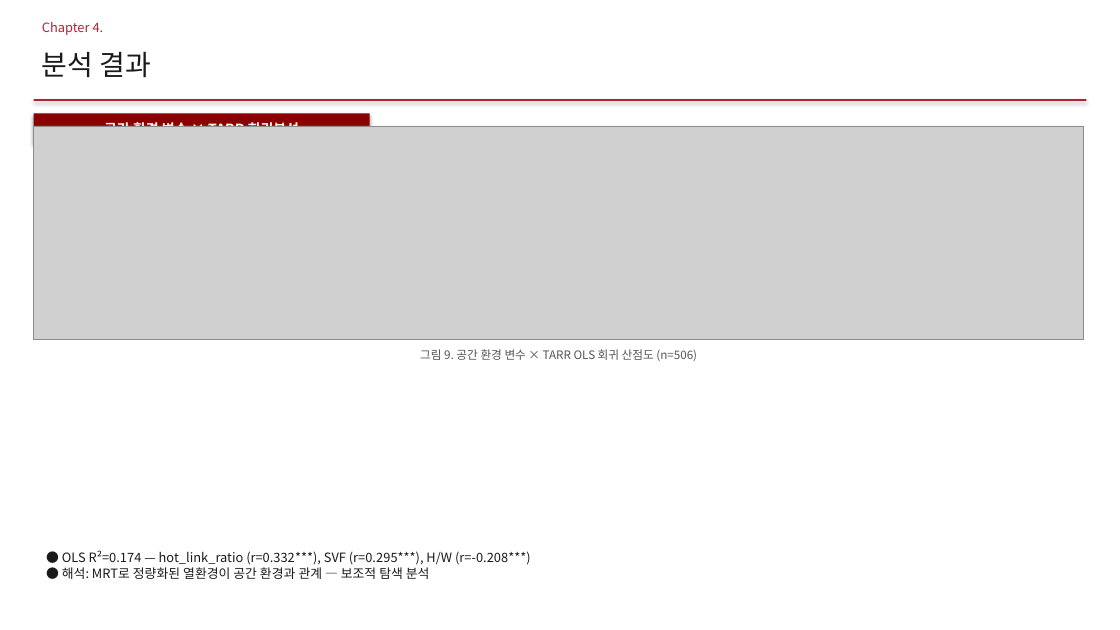
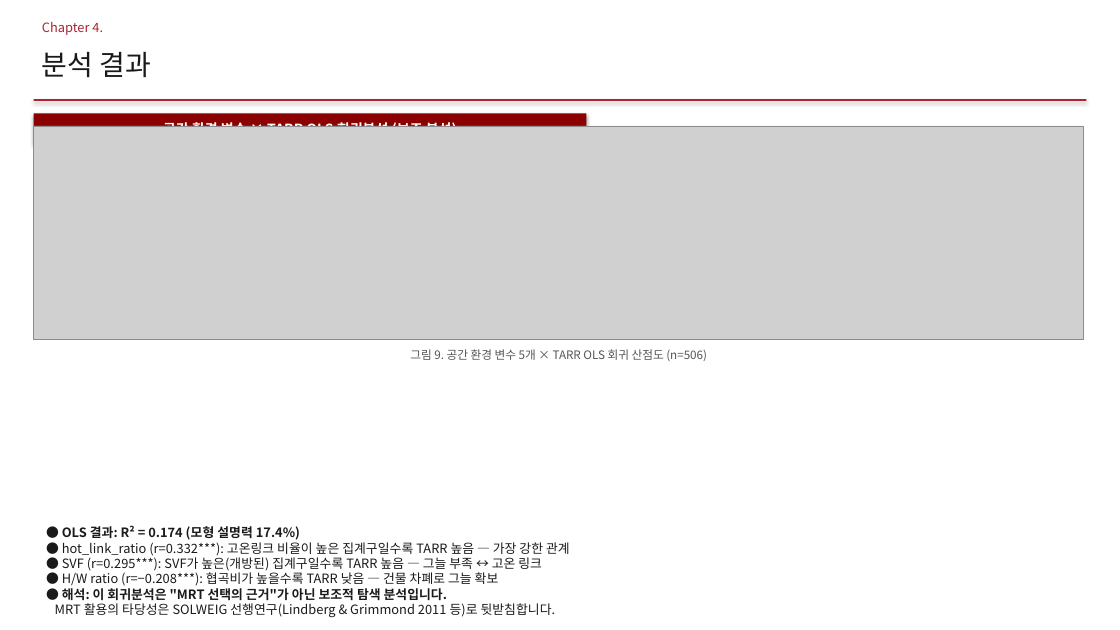
Before and after one commit to jinshingeo/Thermal_Catchment, a slide deck: slide 15 of writing/지도학회발표/2026-05-13_TAVI_학회발표.pptx. Drawn at 1120x630 pixels with LibreOffice and Linux fonts; fonts in the diff are those of the drawing; grey boxes stand for pictures. Boxes give left, top, right and bottom in pixels: in the first picture for what was removed or moved away, otherwise in the second. Text is boxed around its words. In the diff, an @@ line names an element or a change of style, - is before the commit and + after.

```diff
--- a/writing/지도학회발표/2026-05-13_TAVI_학회발표.pptx
+++ b/writing/지도학회발표/2026-05-13_TAVI_학회발표.pptx
@@ rectangle "공간 환경 변수 × TARR ...": place and size @@
-rectangle "공간 환경 변수 × TARR ..." at box(34, 113, 370, 144)
+rectangle "공간 환경 변수 × TARR ..." at box(34, 113, 586, 144)
@@ text in rectangle at box(163, 120, 457, 127): text changed @@
-공간 환경 변수 × TARR 회귀분석
+공간 환경 변수 × TARR OLS 회귀분석 (보조 분석)
@@ text at box(410, 349, 707, 361): text changed @@
-그림 9. 공간 환경 변수 × TARR OLS 회귀 산점도 (n=506)
+그림 9. 공간 환경 변수 5개 × TARR OLS 회귀 산점도 (n=506)
@@ text at box(55, 525, 570, 617): text changed @@
-● OLS R²=0.174 — hot_link_ratio (r=0.332***), SVF (r=0.295***), H/W (r=-0.208***)
-● 해석: MRT로 정량화된 열환경이 공간 환경과 관계 — 보조적 탐색 분석
+● OLS 결과: R² = 0.174 (모형 설명력 17.4%)
+● hot_link_ratio (r=0.332***): 고온링크 비율이 높은 집계구일수록 TARR 높음 — 가장 강한 관계
+● SVF (r=0.295***): SVF가 높은(개방된) 집계구일수록 TARR 높음 — 그늘 부족 ↔ 고온 링크
+● H/W ratio (r=−0.208***): 협곡비가 높을수록 TARR 낮음 — 건물 차폐로 그늘 확보
+● 해석: 이 회귀분석은 "MRT 선택의 근거"가 아닌 보조적 탐색 분석입니다.
+MRT 활용의 타당성은 SOLWEIG 선행연구(Lindberg & Grimmond 2011 등)로 뒷받침합니다.
```
Also in this commit, not shown: 16 other slides changed, 1 other file.
